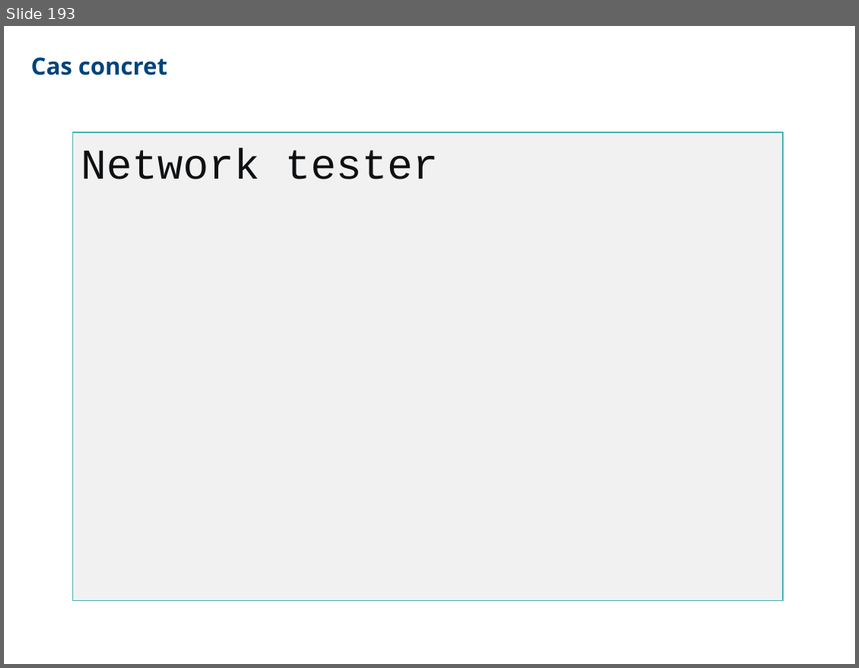
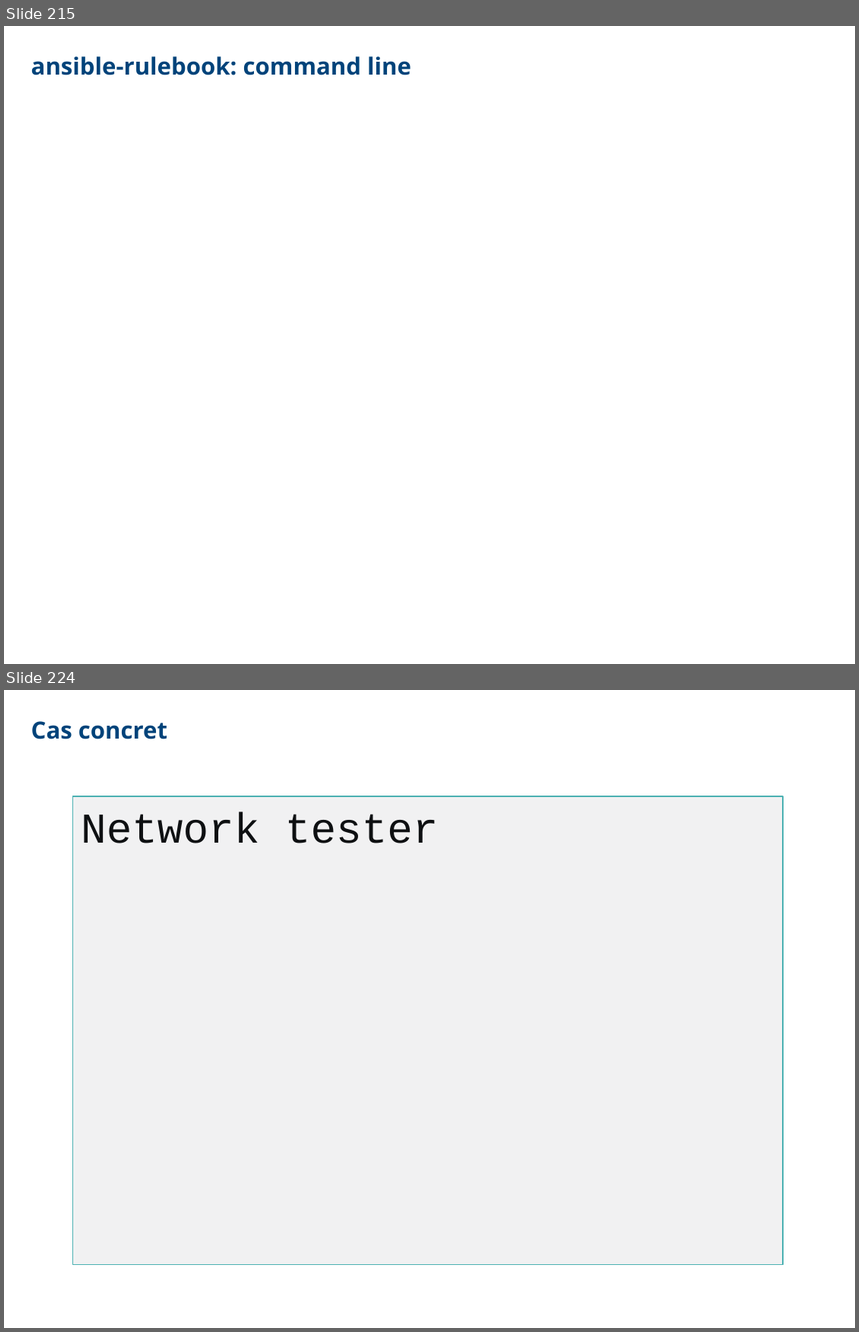
Before and after one commit to CCoupel/ansible-training, a slide deck: Ansible Training.pptx. Shown one above the other, each under a label of ours: slide 193 before the commit, slides 215 and 224 after it; the slides between them are not shown. The pictures are 859x668 and 859x1332 pixels, drawn with LibreOffice and Linux fonts; fonts in the diff are those of the drawing. Boxes give left, top, right and bottom in pixels: in the first picture for what was removed or moved away, otherwise in the second. Text is boxed around its words. In the diff, an @@ line names an element or a change of style, - is before the commit and + after.

```diff
--- a/Ansible Training.pptx
+++ b/Ansible Training.pptx
@@ slide 215 added at (4,26,855,664), background #FFFFFF @@
@@ free added at (31,52,534,85), 20 pt, text #00437A, bold @@
+ansible-rulebook: command line
@@ what was slide 193 is now slide 224 @@
```
Also in this commit, not shown: 30 other slides added, 9 other files.
